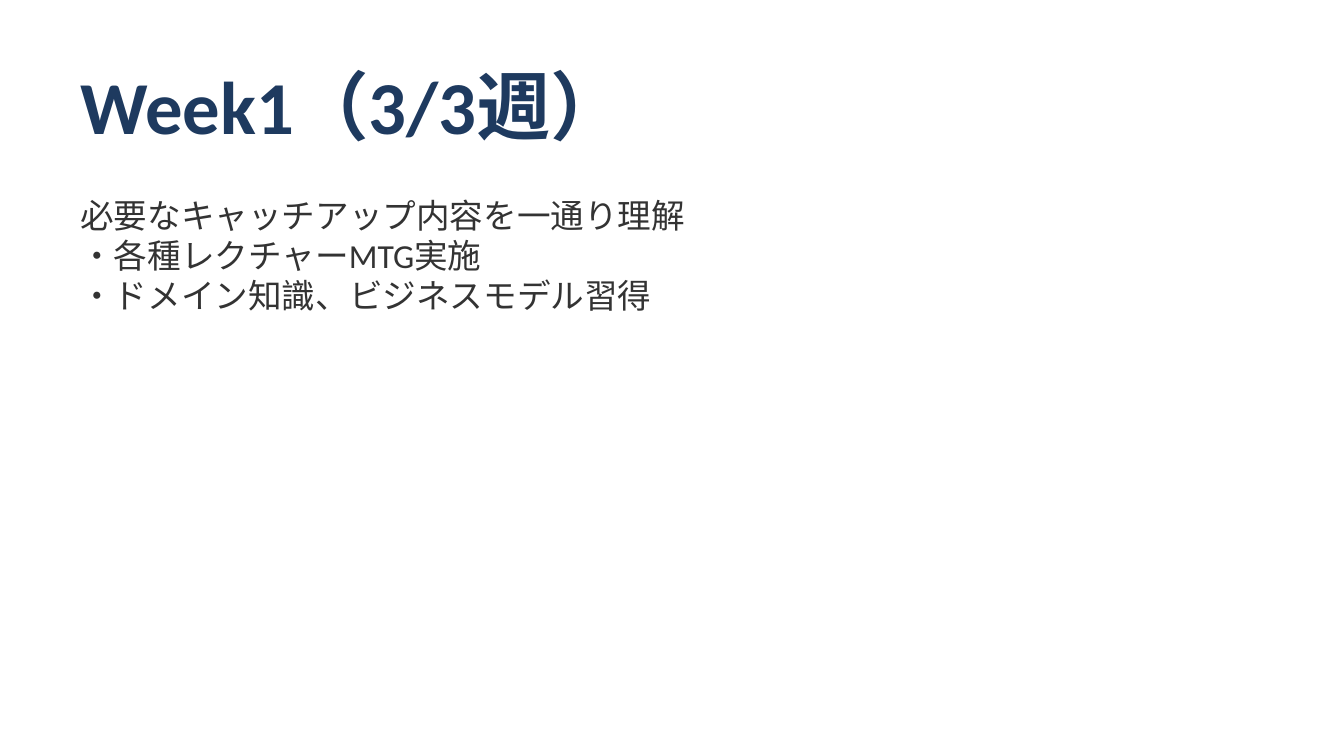
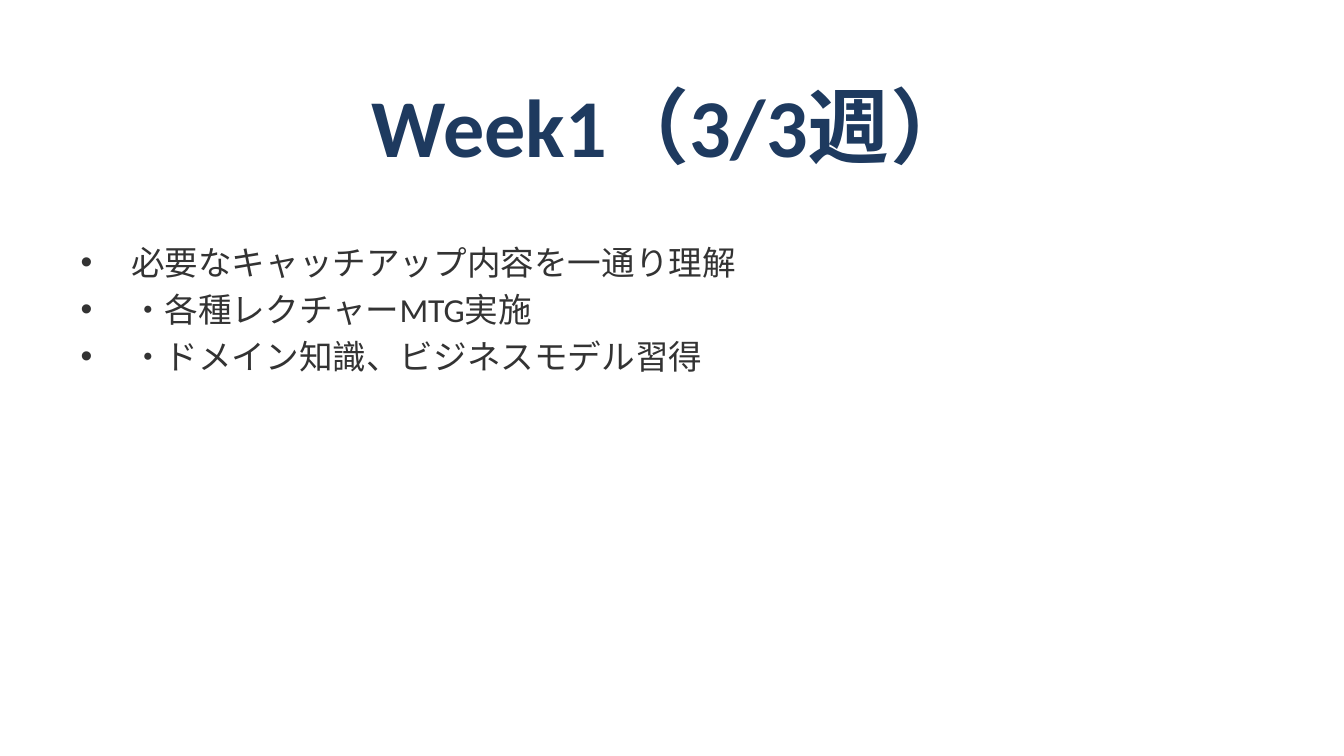
Before and after one commit to shoichitsuno-collab/MySpace_Shoichi-Tsuno, a slide deck: slide 5 of 匠技研工業プロジェクト_オンボーディング計画.pptx. Drawn at 1344x756 pixels with LibreOffice and Linux fonts; fonts in the diff are those of the drawing. Boxes give left, top, right and bottom in pixels: in the first picture for what was removed or moved away, otherwise in the second. Text is boxed around its words. In the diff, an @@ line names an element or a change of style, - is before the commit and + after.

```diff
--- a/匠技研工業プロジェクト_オンボーディング計画.pptx
+++ b/匠技研工業プロジェクト_オンボーディング計画.pptx
@@ title "Week1（3/3週）" moved from (x1=80, y1=73, x2=625, y2=142) to (x1=372, y1=89, x2=973, y2=165) @@
@@ title "Week1（3/3週）" at (x1=372, y1=89, x2=973, y2=165): size 40 to 44 pt; alignment left to centre; vertical alignment top to middle @@
@@ text at (x1=131, y1=246, x2=736, y2=372): text changed @@
-必要なキャッチアップ内容を一通り理解
-・各種レクチャーMTG実施
-・ドメイン知識、ビジネスモデル習得
+• 必要なキャッチアップ内容を一通り理解
+• ・各種レクチャーMTG実施
+• ・ドメイン知識、ビジネスモデル習得
```
Also in this commit, not shown: 13 other slides changed.
